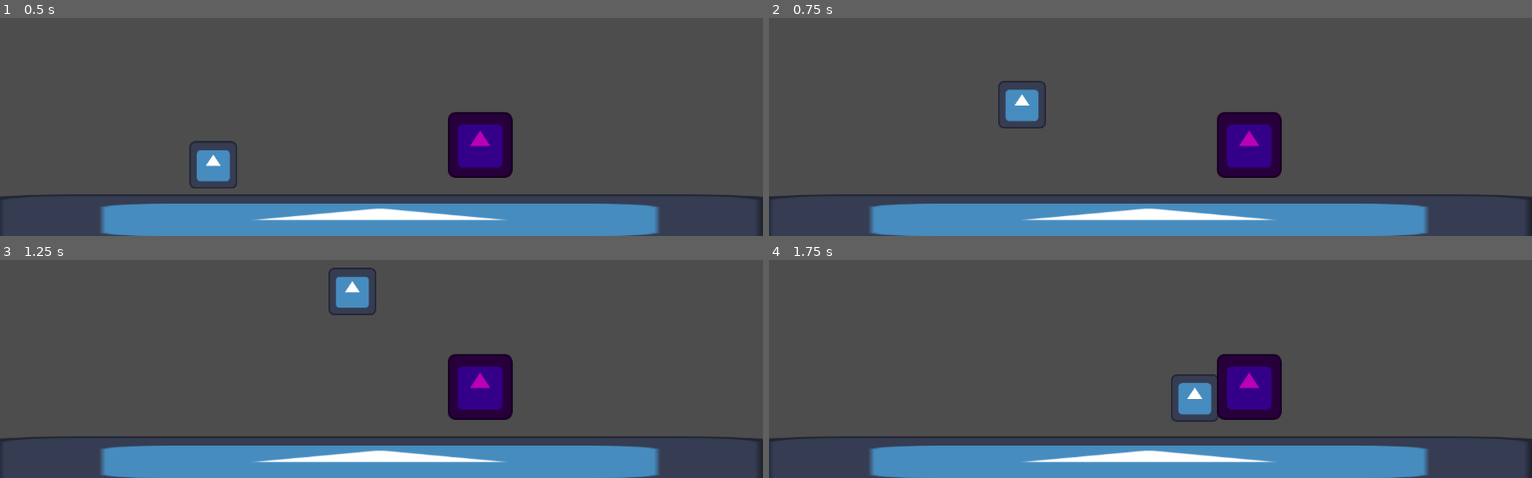
Above: before the commit, frames 1-4 (two rows, left to right).
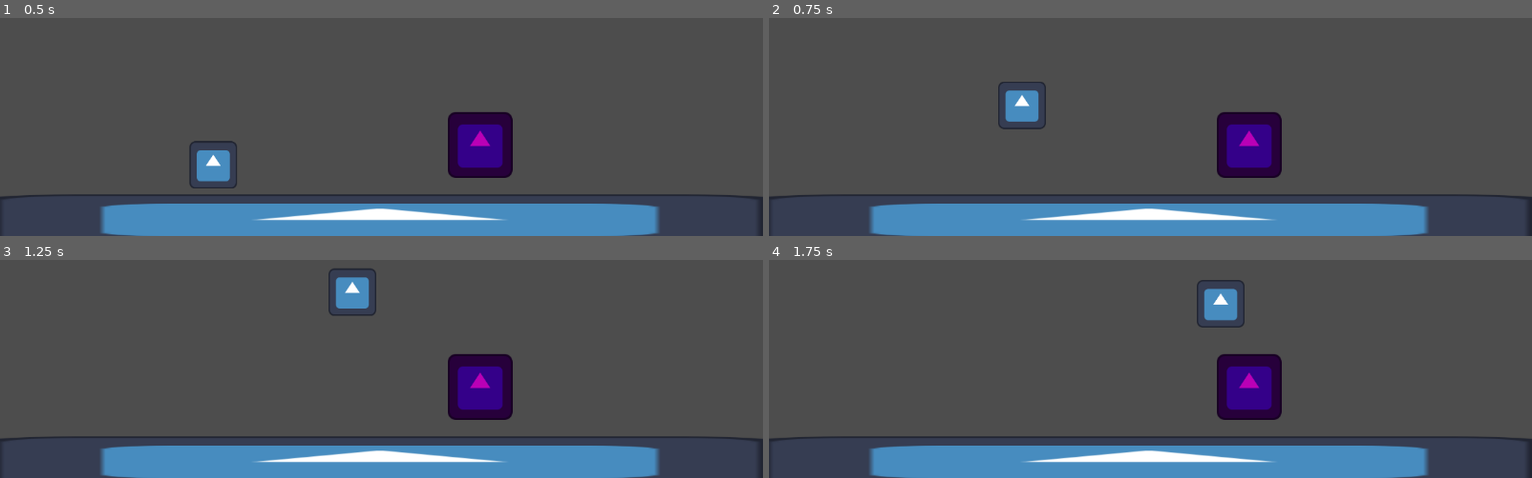
Above: after the commit, the same moments.

Repository: lauchasilva/MovimientoCaballerito-SilvaLautaro
Game: Godot game, scene res://piso.tscn
Two runs of this game, one before a commit and one after it. Both use one fixed random seed, a clock stepped at 60 frames per second and the inputs below. The project has no main scene, so this scene is started directly. The engine's default icon, where the game draws it, is replaced by a stand-in: a white triangle on a blue panel in a dark square.
Inputs (mouse positions are in pixels of both pictures, inside the frame that each line leads up to):
- Up to frame 1 (0.5 s): no input
- Up to frame 2 (0.75 s): move the mouse to (outside the picture) at 0.52 s; hold D (derecha) from 0.53 s (still down); hold W (saltar) from 0.53 s (still down)
- Up to frame 3 (1.25 s): keep holding D (derecha); keep holding W (saltar)
- Up to frame 4 (1.75 s): keep holding D (derecha); move the mouse to (997, 286) at 1.27 s; release W (saltar) at 1.28 s; click (997, 286) at 1.35 s; tap W (saltar) at 1.52, 1.55 s

Frame 1 is identical in both runs. In frame 2, 0.1% of the frame differs, in the area x 30-36%, y 28-52%; in frame 3, 0.1%; in frame 4, 1.7%, in the area x 52-63%, y 9-75%.

Commit message:
segundo salto

Diff:
--- a/movimientocaballerito/personaje.gd
+++ b/movimientocaballerito/personaje.gd
@@ -5,17 +5,23 @@
 @onready var AREA_ATAQUE: CollisionShape2D = $AreaAtaque/CollisionShape2D
 var GIRADO_DERECHA = true
 @onready var COOLDOWN_ATAQUE: Timer = $TimerAtaque
-@onready var CUERPO_PJ : CollisionShape2D = $HitBoxPJ
+@onready var CUERPO_PJ : CollisionShape2D = $Area2D/HitBoxPJ
 var KNOCKBACK_FUERTE = 1000.0
-
+var KNOCKBACK_DEBIL = 500.0
+@onready var COOLDOWN_DANO_RECIBIDO: Timer = $TimerDanoRecibido
+var SEGUNDO_SALTO_DISPONIBLE = false
 
 func _physics_process(delta: float) -> void:
 	# Add the gravity.
 	if not is_on_floor():
 		velocity += get_gravity() * delta
+	if is_on_floor():
+		SEGUNDO_SALTO_DISPONIBLE = true
 	# Handle jump.
-	if Input.is_action_just_pressed("saltar") and is_on_floor():
+	if Input.is_action_pressed("saltar") and is_on_floor():
 		velocity.y = JUMP_VELOCITY
+	if Input.is_action_just_pressed("saltar") and not is_on_floor():
+		segundo_salto()
 	# Get the input direction and handle the movement/deceleration.
 	# As good practice, you should replace UI actions with custom gameplay actions.
 	var direction := Input.get_axis("izquierda", "derecha")
@@ -74,3 +80,19 @@
 		direccion.y = direccion.y * 0.4
 		velocity = direccion * KNOCKBACK_FUERTE
 		move_and_slide()
+
+func _on_cuerpo_body_entered(body: Node2D) -> void:
+	if body.is_in_group("enemigos") and COOLDOWN_DANO_RECIBIDO.is_stopped():
+		var direccion = (global_position - body.global_position).normalized()
+		direccion.y = direccion.y * 0.4
+		velocity = direccion * KNOCKBACK_DEBIL
+		move_and_slide()
+		COOLDOWN_DANO_RECIBIDO.start(1.0)
+
+
+func segundo_salto():
+	if SEGUNDO_SALTO_DISPONIBLE:
+		velocity.y = JUMP_VELOCITY *0.5
+		SEGUNDO_SALTO_DISPONIBLE = false
+	else:
+		SEGUNDO_SALTO_DISPONIBLE = false
--- a/movimientocaballerito/personaje.tscn
+++ b/movimientocaballerito/personaje.tscn
@@ -9,6 +9,9 @@
 [sub_resource type="RectangleShape2D" id="RectangleShape2D_yppqc"]
 size = Vector2(62, 49)
 
+[sub_resource type="RectangleShape2D" id="RectangleShape2D_gj0cs"]
+size = Vector2(68, 68)
+
 [node name="Personaje" type="CharacterBody2D"]
 script = ExtResource("1_ltgau")
 
@@ -16,7 +19,9 @@
 scale = Vector2(0.5625, 0.5625)
 texture = ExtResource("1_4e5bt")
 
-[node name="HitBoxPJ" type="CollisionShape2D" parent="."]
+[node name="cuerpo" type="Area2D" parent="."]
+
+[node name="HitBoxPJ" type="CollisionShape2D" parent="cuerpo"]
 shape = SubResource("RectangleShape2D_ltgau")
 
 [node name="AreaAtaque" type="Area2D" parent="."]
@@ -30,4 +35,11 @@
 wait_time = 0.5
 one_shot = true
 
+[node name="CollisionShape2D" type="CollisionShape2D" parent="."]
+shape = SubResource("RectangleShape2D_gj0cs")
+
+[node name="TimerDanoRecibido" type="Timer" parent="."]
+one_shot = true
+
+[connection signal="body_entered" from="cuerpo" to="." method="_on_cuerpo_body_entered"]
 [connection signal="body_entered" from="AreaAtaque" to="." method="_on_area_ataque_body_entered"]
Not shown: 1 places in movimientocaballerito/personaje.tscn that only renumber resources
